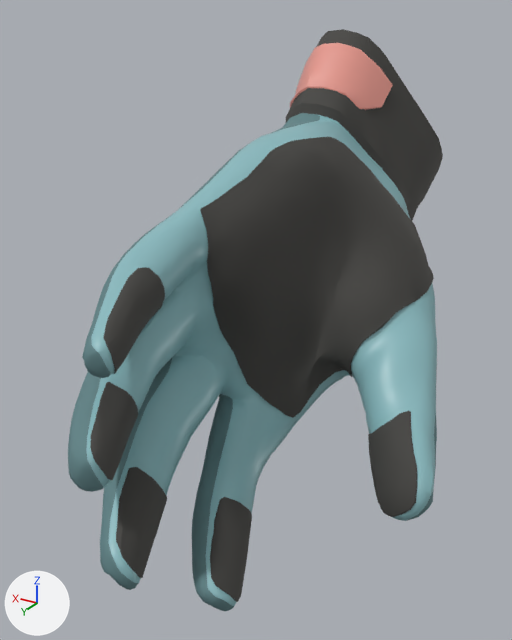
One commit to the FBX model Assets/Models/GlovedHand_Left.fbx: the scene before it, then after it.
Both versions are drawn from a 50 mm camera at (0.223, -0.768, -0.041) aimed at (0.347, -0.974, -0.145). Arrows for +X, +Y and +Z are at lower left; the lights stay in place. Where no turn or scale is listed for an object, it has been applied to the vertices.

In view in the first picture: 'hands:Lhand.Glove'.
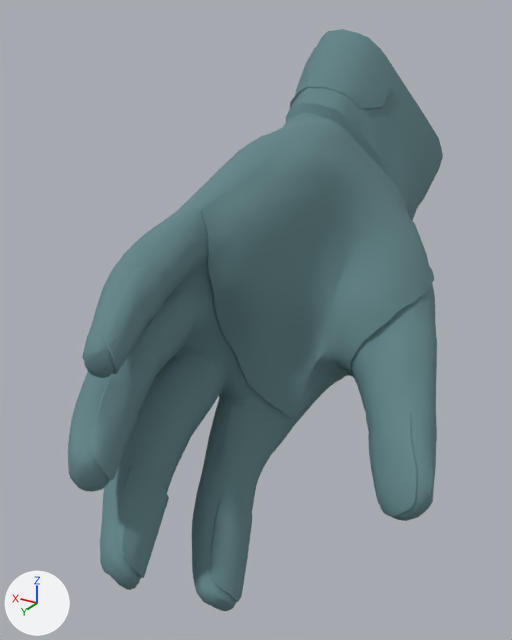
The newer file is also turned or shifted as a whole; pictures and numbers use the older file's frame.

What changed in the scene script:
```text
Change me_lefthand:
    used by ob_hands_lhand_glove; location = (0.0, 0.0, 0.0)
    remove me_lefthand.from_pydata(...)  # 4315 vertices, 4214 faces; spans x 0.272..0.38, y -1.104..-0.881, z -0.218..-0.047
    add me_lefthand.from_pydata(...)  # 4610 vertices, 4629 faces; spans x 0.272..0.38, y -1.104..-0.881, z -0.218..-0.047
    me_lefthand part 1: 4 vertices moved from x 0.326..0.35, y -0.986..-0.902, z -0.204..-0.09 to x 0.326..0.35, y -0.984..-0.902, z -0.204..-0.09; 47 vertices removed from x 0.324..0.361, y -0.99..-0.891, z -0.208..-0.088; 342 vertices added at x 0.3..0.379, y -1.008..-0.898, z -0.207..-0.088
    me_lefthand part 2: 1 vertex moved from x 0.287, y -0.954, z -0.185 to x 0.286, y -0.955, z -0.183
    me_lefthand part 3: 968 faces spanning x 0.275..0.38, y -1.104..-0.884, z -0.214..-0.047 switch from mat_default3 (dark grey #696865) to mat_default1 (cyan #628588)
    me_lefthand part 4: 1108 faces spanning x 0.272..0.368, y -1.055..-0.883, z -0.216..-0.077 switch from mat_material_001 (cyan #8bbbc0) to mat_default1 (cyan #628588)
    me_lefthand part 5: 80 faces spanning x 0.334..0.374, y -1.082..-1.037, z -0.106..-0.052 switch from mat_material (pink #e7988d) to mat_default1 (cyan #628588)
```

What differs and where, as boxes (x1, y1, x2, y2) in the pictures (512 x 640 px; the box of a moved part takes in the faces that stretch with it):
part 1 of me_lefthand, built on
    before: (69, 156, 341, 561)
    after: (76, 157, 351, 558)
part 2 of me_lefthand, moved or reshaped
    both: (378, 470, 392, 505)
part 3 of me_lefthand, recoloured
    both: (90, 29, 443, 602)
part 4 of me_lefthand, recoloured
    both: (86, 114, 437, 606)
part 5 of me_lefthand, recoloured (pink to cyan)
    both: (290, 43, 393, 110)
